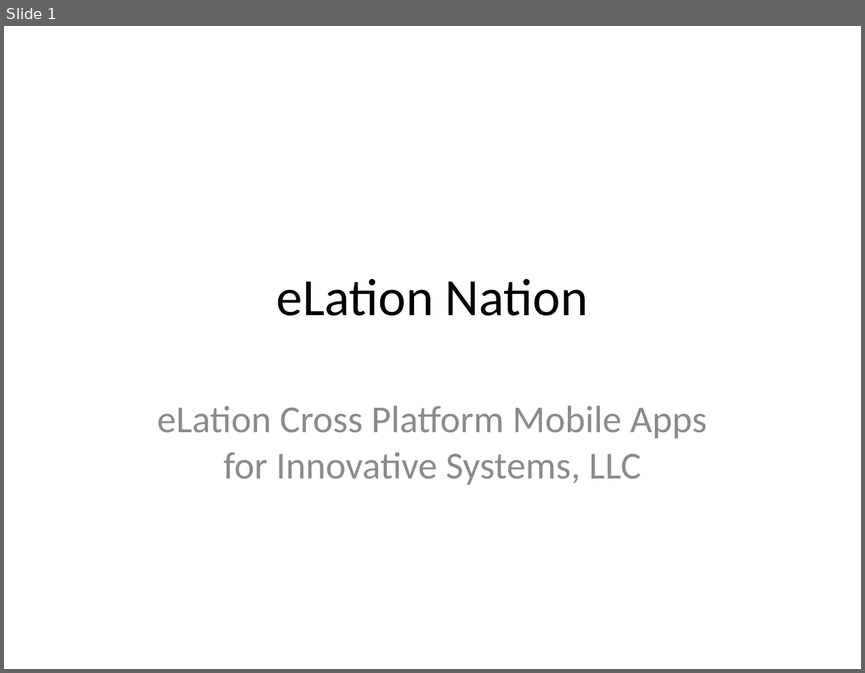
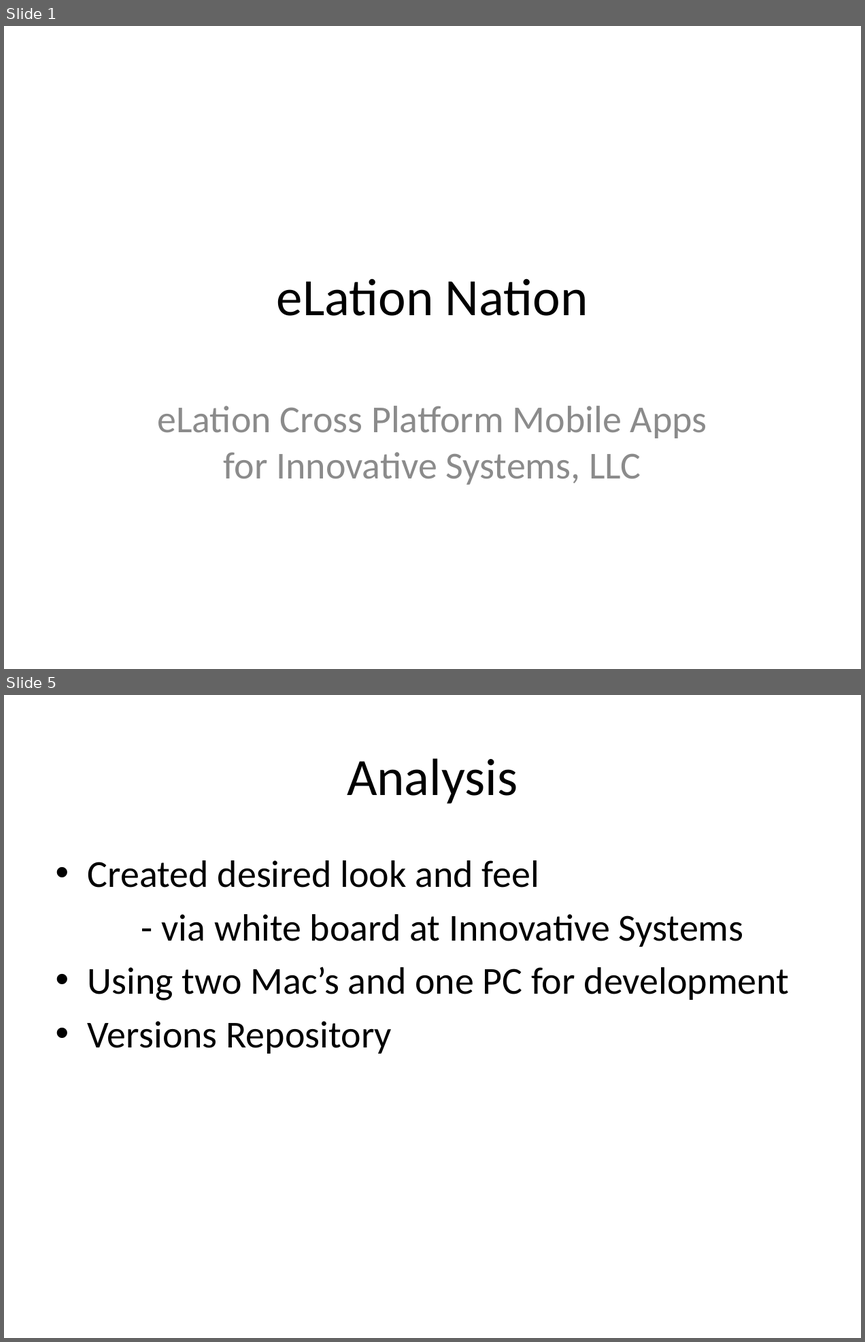
Before and after one commit to SDSMT-CSC/ECPMA, a slide deck: Documentation/Presentation1.pptx. Shown one above the other, each under a label of ours: slide 1 before the commit, slides 1 and 5 after it; the slides between them are not shown. The pictures are 865x673 and 865x1342 pixels, drawn with LibreOffice and Linux fonts; fonts in the diff are those of the drawing. Boxes give left, top, right and bottom in pixels: in the first picture for what was removed or moved away, otherwise in the second. Text is boxed around its words. In the diff, an @@ line names an element or a change of style, - is before the commit and + after.

```diff
--- a/Documentation/Presentation1.pptx
+++ b/Documentation/Presentation1.pptx
@@ slide 5 added at (x1=4, y1=695, x2=861, y2=1338), background #FFFFFF @@
@@ title added at (x1=347, y1=758, x2=517, y2=804), 44 pt, text #000000 @@
+Analysis
@@ text added at (x1=88, y1=860, x2=789, y2=1053), 32 pt, text #000000 @@
+• Created desired look and feel
+- via white board at Innovative Systems
+• Using two Mac’s and one PC for development
+• Versions Repository
```
Also in this commit, not shown: 4 slides changed, 1 other slide added, 1 other file.
